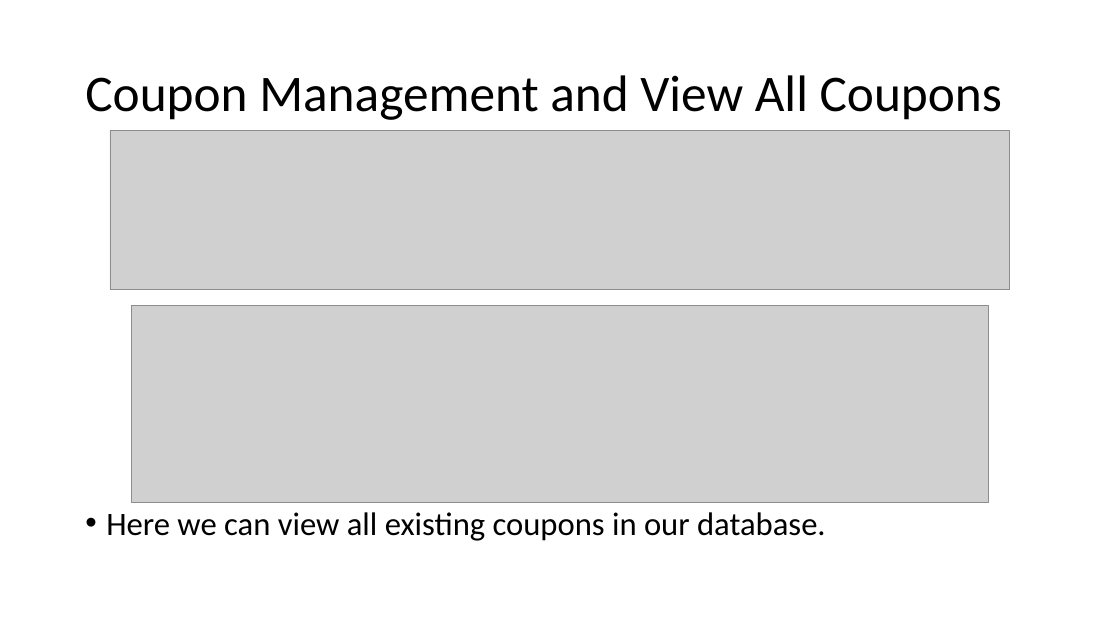
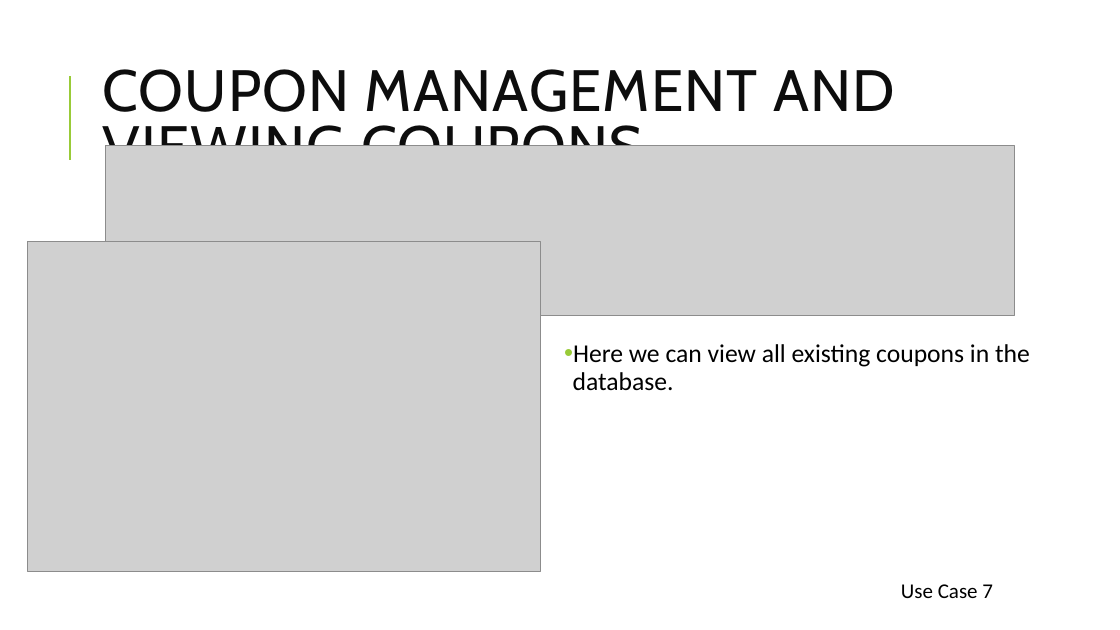
Before and after one commit to nwautomator/CSc6370, a slide deck: slide 10 of documents/MamaG_Presentation.pptx. Drawn at 1120x630 pixels with LibreOffice and Linux fonts; fonts in the diff are those of the drawing; grey boxes stand for pictures. Boxes give left, top, right and bottom in pixels: in the first picture for what was removed or moved away, otherwise in the second. Text is boxed around its words. In the diff, an @@ line names an element or a change of style, - is before the commit and + after.

```diff
--- a/documents/MamaG_Presentation.pptx
+++ b/documents/MamaG_Presentation.pptx
@@ line added from (70, 160) to (70, 76), #99CB38 1.5 pt @@
@@ title at box(102, 69, 895, 180): text changed; size 44 to 50 pt; font Calibri to Cabin; text colour #000000 to #0D0D0D @@
-Coupon Management and View All Coupons
+COUPON MANAGEMENT AND VIEWING COUPONS
@@ picture: place and size @@
-picture at box(110, 131, 1010, 290)
+picture at box(106, 145, 1014, 315)
@@ picture added at box(27, 242, 540, 571) @@
@@ picture removed at box(132, 306, 989, 502) @@
@@ text at box(573, 344, 1030, 391): text changed; size 28 to 22 pt @@
-• Here we can view all existing coupons in our database.
+• Here we can view all existing coupons in the database.
@@ text added at box(901, 584, 993, 598), 18 pt, text #000000 @@
+Use Case 7
```
Also in this commit, not shown: 21 other slides changed, 2 slides added, 2 slides removed, 2 other files.
